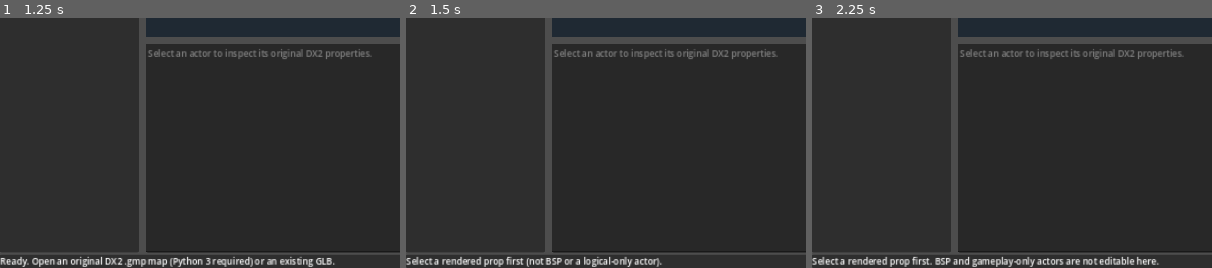
Above: before the commit, frames 1-3 (left to right).
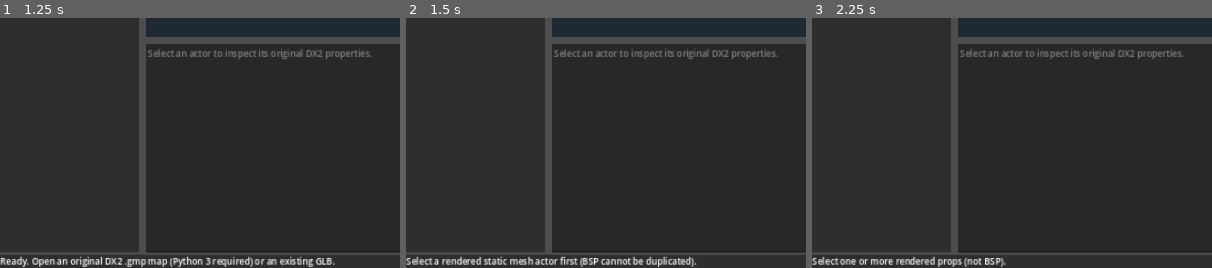
Above: after the commit, the same moments.

Repository: JakX2/Deus-Ex-2-SDK
Game: Godot game, scene res://main.tscn
Same seed, same stepped clock (60 frames per second), same inputs: the game is played once before the commit and once after it.
Inputs (mouse positions are % of the whole screen's width and height, from its top left):
- Up to frame 1 (1.25 s): click (9, 17) at 0.52 s; type "Alex" at 0.6 s
- Up to frame 2 (1.5 s): click "Duplicate" at 1.25 s
- Up to frame 3 (2.25 s): click "X-" at 2 s
The pictures show only the part of the screen within x 0-50%, y 50-100%; the shares and areas given below are measured in that part.

Frame 1 is identical in both runs. In frame 2, 1.1% of the frame differs, in the area x 19-73%, y 95-100%; in frame 3, 1.6%, in the area x 7-87%, y 95-100%.

Commit message:
Move, rotate, duplicate and reset selection groups; enlarge Unity-style move gizmo

Diff:
--- a/native_editor/godot_editor/main.gd
+++ b/native_editor/godot_editor/main.gd
@@ -923,10 +923,15 @@
 ## Drafts live in user:// and are never written next to retail files.
 
 func _draft_selected_is_prop() -> bool:
-    if not is_instance_valid(selected_mesh) or selected_mesh.mesh == null:
+    var nodes := _selection_nodes()
+    if nodes.is_empty():
         return false
-    var name := str(selected_mesh.name)
-    return draft_prop_copies.has(name) or (meshes_by_actor.has(name) and actors_by_name.has(name))
+    for node in nodes:
+        var name := str(node.name)
+        if not draft_prop_copies.has(name) and not (meshes_by_actor.has(name) and actors_by_name.has(name)):
+            return false
+    return true
+
 
 func _draft_source_name(instance: MeshInstance3D) -> String:
     var name := str(instance.name)
@@ -956,61 +961,85 @@
 
 func _duplicate_selected_prop() -> void:
     if not _draft_selected_is_prop():
-        status_label.text = "Select a rendered prop first (not BSP or a logical-only actor)."
-        return
-    var source := _draft_source_name(selected_mesh)
-    if source.is_empty():
-        return
-    var transform := selected_mesh.global_transform
-    var name := "DraftProp_" + str(next_prop_copy_id)
-    next_prop_copy_id += 1
-    var duplicate := _new_draft_copy(source, name, transform)
-    if is_instance_valid(duplicate):
-        _select_mesh_only(duplicate)
-        status_label.text = "Created preview copy " + name + ". Move it, then Save draft."
+        status_label.text = "Select a rendered static mesh actor first (BSP cannot be duplicated)."
+        return
+    var originals := _selection_nodes()
+    var copies: Array[MeshInstance3D] = []
+    for node in originals:
+        var source := _draft_source_name(node)
+        if source.is_empty():
+            continue
+        var name := "DraftProp_" + str(next_prop_copy_id)
+        next_prop_copy_id += 1
+        var new_copy := _new_draft_copy(source, name, node.global_transform)
+        if is_instance_valid(new_copy):
+            copies.append(new_copy)
+    if copies.is_empty():
+        return
+    _clear_selection()
+    for node in copies:
+        _add_selection_mesh(node)
+    _refresh_selection_inspector()
+    _sync_actor_list_selection()
+    status_label.text = "Duplicated " + str(copies.size()) + " prop(s). Move the copies, then Save draft."
+
 
 func _refresh_prop_inspection() -> void:
-    if not is_instance_valid(selected_mesh):
-        return
-    if not selected_actor.is_empty():
-        selected_diagnostic = _format_actor_diagnostic(selected_actor)
-        inspector.text = selected_diagnostic + "\n\n--- ORIGINAL ACTOR PROPERTIES ---\n" + JSON.stringify(selected_actor, "  ")
-    else:
-        selected_diagnostic = _format_mesh_diagnostic(selected_mesh)
-        inspector.text = selected_diagnostic
-    inspector.text += "\n\n--- PREVIEW EDIT ---\nGodot transform: " + str(selected_mesh.global_transform)
-    status_label.text = "Preview modified: " + str(selected_mesh.name) + ". Save draft to keep changes (not GMP)."
+    _refresh_selection_inspector()
+    if not _selection_nodes().is_empty():
+        inspector.text += "\n\n--- PREVIEW EDIT ---\nGroup pivot: " + str(_selection_pivot())
+        status_label.text = "Preview modified " + str(_selection_nodes().size()) + " prop(s). Save draft to keep changes."
+
 
 func _move_selected_prop(axis: Vector3) -> void:
     if not _draft_selected_is_prop():
-        status_label.text = "Select a rendered prop first. BSP and gameplay-only actors are not editable here."
-        return
-    selected_mesh.global_position += axis * float(prop_edit_step.value)
+        status_label.text = "Select one or more rendered props (not BSP)."
+        return
+    var delta := axis * float(prop_edit_step.value)
+    for node in _selection_nodes():
+        node.global_position += delta
     _refresh_prop_inspection()
+
 
 func _rotate_selected_prop(angle: float) -> void:
     if not _draft_selected_is_prop():
-        status_label.text = "Select a rendered prop to rotate."
-        return
-    selected_mesh.rotate_y(deg_to_rad(angle))
+        status_label.text = "Select one or more rendered props to rotate."
+        return
+    var pivot := _selection_pivot()
+    var turn := Basis(Vector3.UP, deg_to_rad(angle))
+    for node in _selection_nodes():
+        var pose := node.global_transform
+        pose.origin = pivot + turn * (pose.origin - pivot)
+        pose.basis = turn * pose.basis
+        node.global_transform = pose
     _refresh_prop_inspection()
+
 
 func _reset_selected_prop() -> void:
     if not _draft_selected_is_prop():
         return
-    var name := str(selected_mesh.name)
-    if draft_prop_copies.has(name):
-        var copy := selected_mesh
-        _clear_selection()
-        draft_prop_copies.erase(name)
-        draft_prop_sources.erase(name)
-        all_mesh_instances.erase(copy)
-        copy.queue_free()
-        inspector.text = "Draft prop copy removed from preview."
-        status_label.text = "Draft copy removed. Save draft to keep this change."
-    elif original_mesh_transforms.has(name):
-        selected_mesh.global_transform = original_mesh_transforms[name]
-        _refresh_prop_inspection()
+    var nodes := _selection_nodes()
+    _clear_selection()
+    var restored: Array[MeshInstance3D] = []
+    var removed := 0
+    for node in nodes:
+        var name := str(node.name)
+        if draft_prop_copies.has(name):
+            draft_prop_copies.erase(name)
+            draft_prop_sources.erase(name)
+            all_mesh_instances.erase(node)
+            node.queue_free()
+            removed += 1
+        elif original_mesh_transforms.has(name):
+            node.global_transform = original_mesh_transforms[name]
+            restored.append(node)
+    for node in restored:
+        _add_selection_mesh(node)
+    _refresh_selection_inspector()
+    _sync_actor_list_selection()
+    status_label.text = "Restored " + str(restored.size()) + " original(s), deleted " + str(removed) + " copy/copies. Save draft to persist."
+
+
 
 func _draft_file_path() -> String:
     if current_folder.is_empty():
@@ -1196,11 +1225,11 @@
             handle.position = axis * 0.92
         else:
             var shaft := CylinderMesh.new()
-            shaft.top_radius = 0.015
-            shaft.bottom_radius = 0.050
-            shaft.height = 0.90
+            shaft.top_radius = 0.025
+            shaft.bottom_radius = 0.095
+            shaft.height = 1.18
             handle.mesh = shaft
-            handle.position = axis * 0.52
+            handle.position = axis * 0.68
             handle.quaternion = Quaternion(Vector3.UP, axis)
         gizmo_root.add_child(handle)
         gizmo_handles.append(handle)
@@ -1214,10 +1243,12 @@
     gizmo_root.visible = show
     if not show:
         return
-    gizmo_root.global_position = selected_mesh.global_position
+    gizmo_root.global_position = _selection_pivot()
     # Keep the handles about the same apparent size while zooming.
     var distance := camera.global_position.distance_to(gizmo_root.global_position)
-    var scale_size: float = clampf(distance * 0.11, 0.14, 12.0)
+    # Unity-sized move handle: 75% larger on screen than the old preview.
+    var size_ratio := 0.19 if editor_tool == "move" else 0.13
+    var scale_size: float = clampf(distance * size_ratio, 0.22, 15.0)
     gizmo_root.scale = Vector3.ONE * scale_size
 
 
